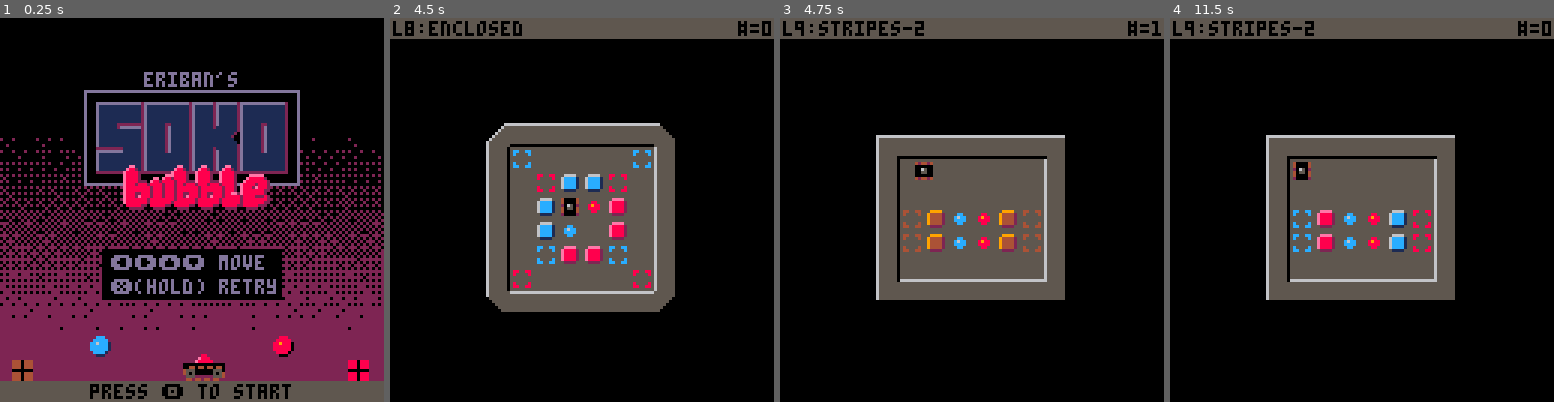
Above: before the commit, frames 1-4 (left to right).
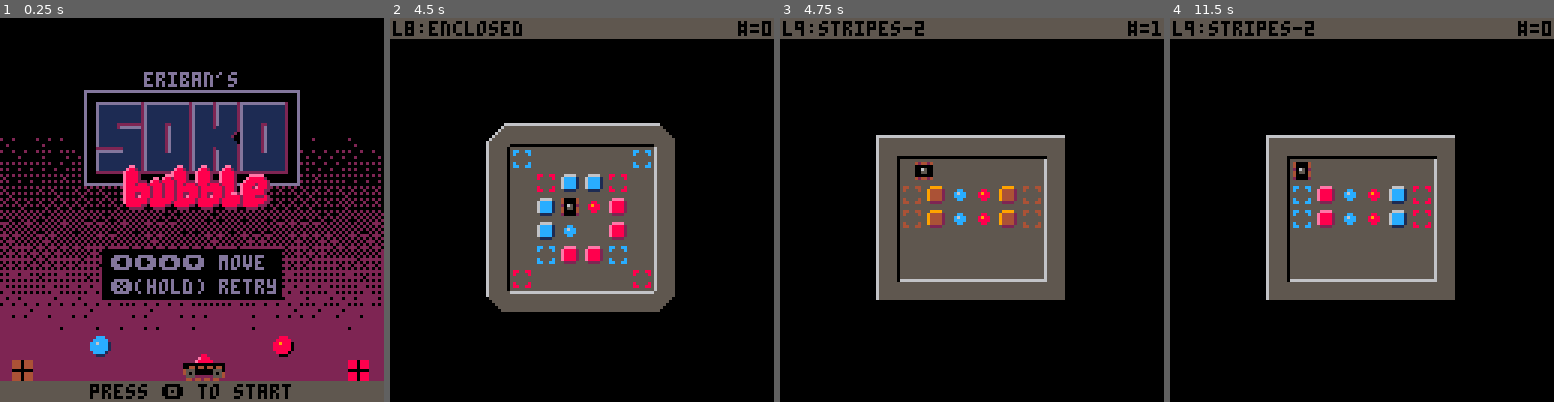
Above: after the commit, the same moments.

Repository: erwinbonsma/SokoBubbleP8
Game: PICO-8 cartridge sokobubble.p8
Two runs of this game, one before a commit and one after it. Both use one fixed random seed, a clock stepped at 60 frames per second and the inputs below.
Inputs:
- Up to frame 1 (0.25 s): no input
- Up to frame 2 (4.5 s): tap X (X key) at 0.33, 1.07, 1.85, 2.97, 4.08 s; tap O (Z key) at 0.7, 1.7, 2.1, 2.5, 2.9, 3.3, 3.7, 4.1 s; hold Right 1.6-2.1 s; hold Up 2.15-2.42 s; hold Right 2.47-3.03 s; hold Left 3.08-3.58 s; hold Down 3.63-3.97 s; hold Right from 4.02 s (still down)
- Up to frame 3 (4.75 s): tap O (Z key) at 4.5 s; release Right at 4.68 s; hold Up from 4.73 s (still down)
- Up to frame 4 (11.5 s): tap O (Z key) every 0.4 s from 4.9 to 11.3 s; release Up at 5.03 s; hold Left 5.08-5.68 s; tap X (X key) every 1.12 s from 5.2 to 10.78 s; hold Down 5.73-6.03 s; hold Right 6.08-6.58 s; hold Right 6.63-7.13 s; hold Up 7.18-7.45 s; hold Right 7.5-8.07 s; hold Left 8.12-8.62 s; hold Down 8.67-9 s; hold Right 9.05-9.72 s; hold Up 9.77-10.07 s; hold Left 10.12-10.72 s; hold Down 10.77-11.07 s; hold Right from 11.12 s (still down)

Frames 1-2 are identical in both runs. In frame 3, 1.4% of the frame differs, in the area x 32-68%, y 43-61%; in frame 4, 1.4%.

Commit message:
Tweak level 'stripes-2'

Diff:
--- a/sokobubble.p8
+++ b/sokobubble.p8
@@ -1299,9 +1299,9 @@
 333636363636363433363636363636343336363636363634183636363636361918363636363636191b3336363636341b1836363636363619333636363d3636343336363d363636340000000000000000000000000000000000000000000000000000000000000000000000000000000000000000000000000000000000000000
 3136363636363231363b363b363231292936292932313636363636363200000000000000313636363636363231363636321b1b1b31363636363632000000000000000000000000000000000000000000000000000000000000000000000000000000000000000000000000000000000000000000000000000000000000000000
 3500560000003535753976397535261000000000283510000000000035000000000000003510000000000035350000003336363235100000707535000000000000000000000000000000000000000000000000000000000000000000000000000000000000000000000000000000000000000000000000000000000000000000
-3500370037703535000000000035260060004000283500000000000035000000000000003500705a5c500035350000500000753535750000700035000000000000000000000000000000000000000000000000000000000000000000000000000000000000000000000000000000000000000000000000000000000000000000
+3500370037703535000000000035260060004000283575507656705535000000000000003500705a5c500035350000500000753535750000700035000000000000000000000000000000000000000000000000000000000000000000000000000000000000000000000000000000000000000000000000000000000000000000
 351026762b4d2835700010005035350050660056353575507656705535000000000000003500707a7c5000353e38763056563a3c35760101707535000000000000000000000000000000000000000000000000000000000000000000000000000000000000000000000000000000000000000000000000000000000000000000
-350033273d2a3c35000000000035260070004d4d283575507656705535000000000000003500000000000035351050007000553535750000700035000000000000000000000000000000000000000000000000000000000000000000000000000000000000000000000000000000000000000000000000000000000000000000
+350033273d2a3c35000000000035260070004d4d283500000000000035000000000000003500000000000035351050007000553535750000700035000000000000000000000000000000000000000000000000000000000000000000000000000000000000000000000000000000000000000000000000000000000000000000
 35005000004d2835553756375535260000764d48283500000000000035000000000000001832000000003119350000000000553535000000707535000000000000000000000000000000000000000000000000000000000000000000000000000000000000000000000000000000000000000000000000000000000000000000
 3336363636273433363d363d3634332727362727343336363636363634000000000000001b3336363636341b333636363636363433363636363634000000000000000000000000000000000000000000000000000000000000000000000000000000000000000000000000000000000000000000000000000000000000000000
 3a3b383737313831363636363636363200000000000000000000000000000000000000000000000000000000000000000000000000000000000000000000000000000000000000000000000000000000000000000000000000000000000000000000000000000000000000000000000000000000000000000000000000000000
